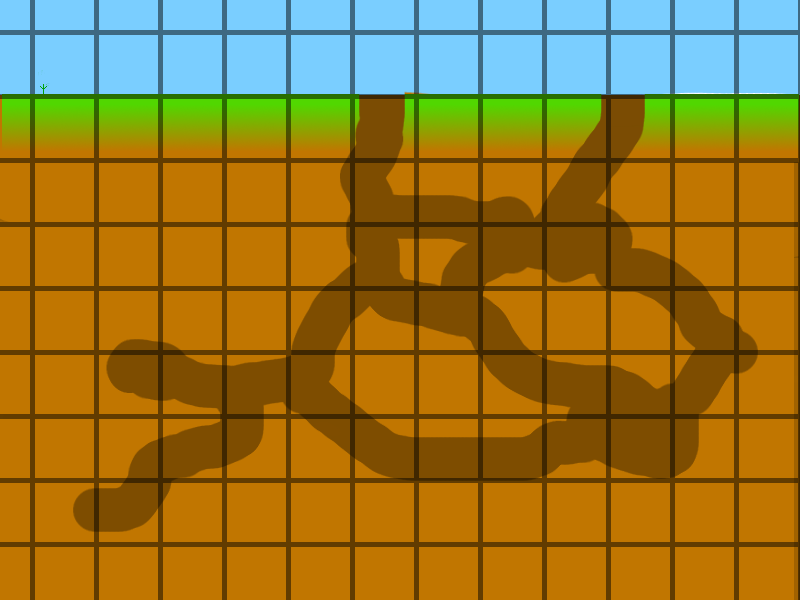
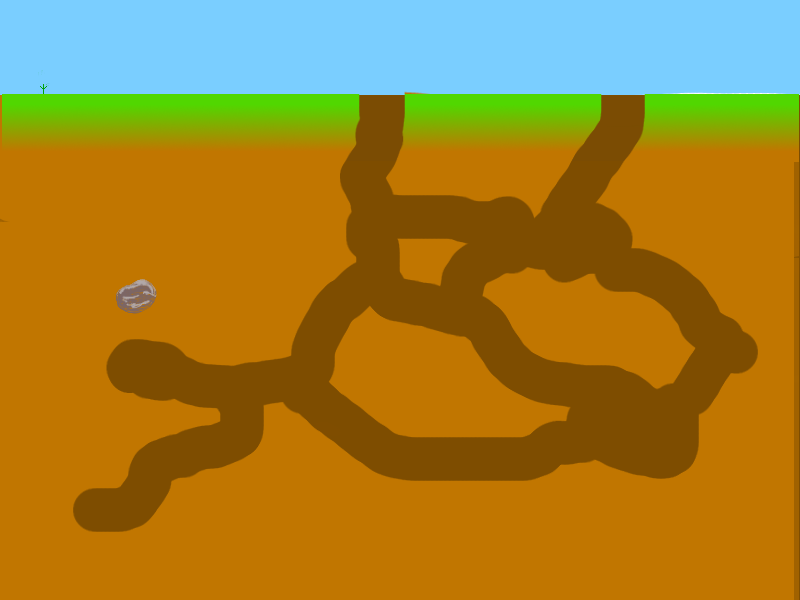
Two versions of the same layered image (800×600). Layer-by-layer changes:
hid "grid" over [0, 0, 800, 600]
painted on "nest-test #1" over [116, 279, 157, 314]
